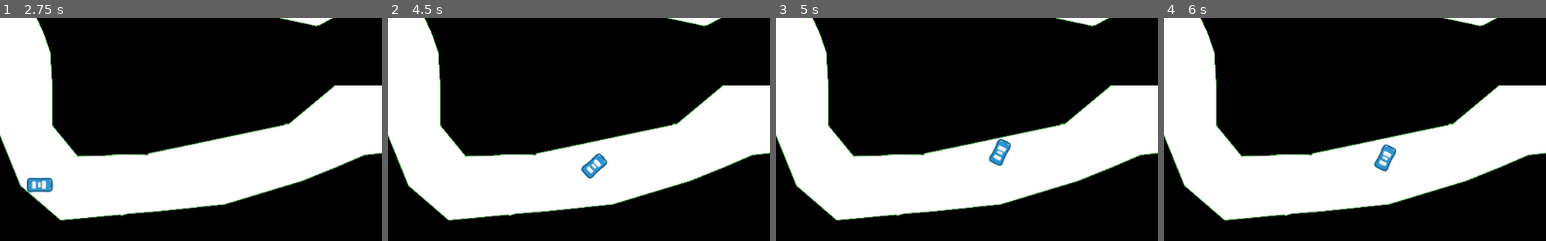
Above: before the commit, frames 1-4 (left to right).
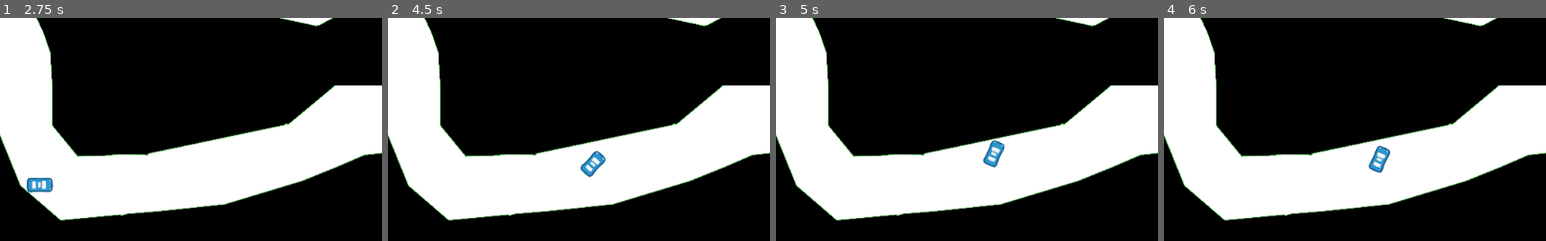
Above: after the commit, the same moments.

Repository: bolexpl/nn_race
Game: Godot game, scene res://MainMenu.tscn
The game is run twice, just before and just after one commit, with the same random seed, the same clock (stepped at 60 frames per second) and the same inputs.
Inputs:
- Up to frame 1 (2.75 s): click "TRACK 1" at 0.5 s; tap Enter at 1.25 s; hold Right (ui_right) 1.28-2.03 s; tap Space at 2 s; hold Down (ui_down) from 2.03 s (still down)
- Up to frame 2 (4.5 s): release Down (ui_down) at 2.78 s; hold Right (ui_right) 2.78-3.53 s; tap Enter at 3.5 s; hold Up (ui_up) 3.53-4.28 s; hold Left (ui_left) from 4.28 s (still down)
- Up to frame 3 (5 s): keep holding Left (ui_left)
- Up to frame 4 (6 s): tap Space at 5 s; tap Enter at 5.75 s; release Left (ui_left) at 5.78 s; hold Down (ui_down) from 5.78 s (still down)
The pictures show only the part of the screen within x 8-58%, y 50-100%; the shares and areas given below are measured in that part.

Frame 1 is identical in both runs. In frame 2, 0.4% of the frame differs, in the area x 50-58%, y 59-73%; in frame 3, 0.6%, in the area x 54-62%, y 53-68%; in frame 4, 0.6%.

Commit message:
Revert "update"
This reverts commit 7ef652bca09482ee6ef1a956e80bba1198ee6d88.

Diff:
--- a/Car.gd
+++ b/Car.gd
@@ -15,7 +15,7 @@
 # steering
 export var wheel_base = 35  # Distance from front to rear wheel
 export var steering_angle = 15  # Amount that front wheel turns, in degrees
-export var steering_scale = 1.5
+export var steering_scale = 1.7
 # acceleration
 export var engine_power = 800  # Forward acceleration force.
 # friction, drag
